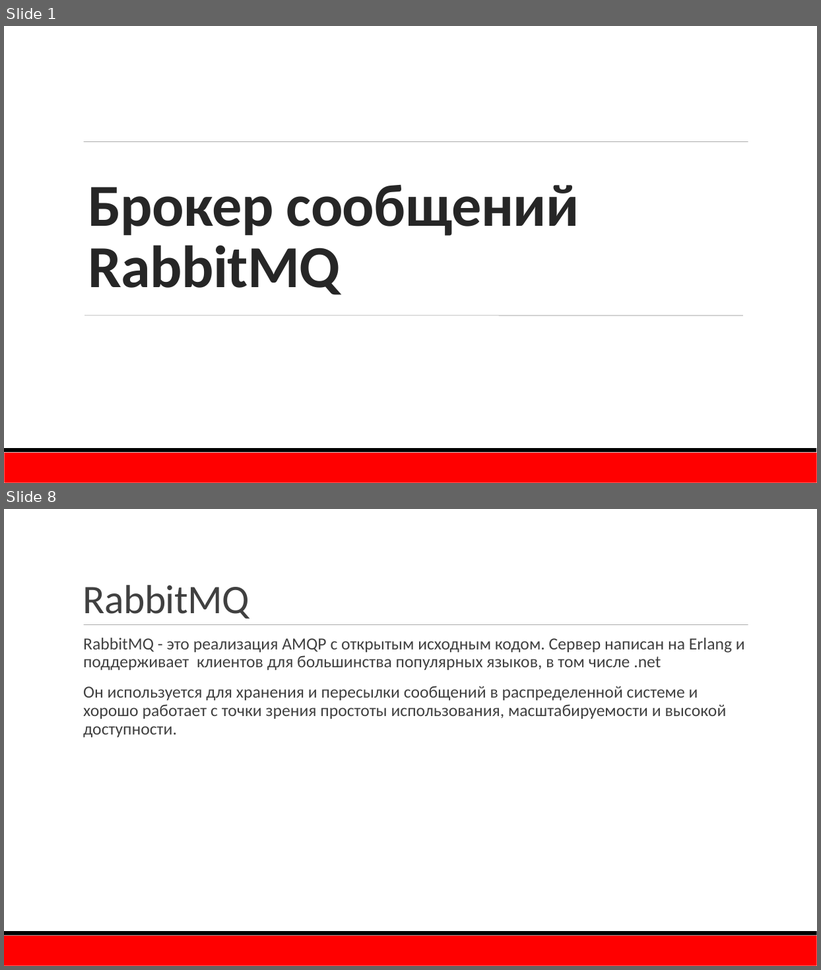
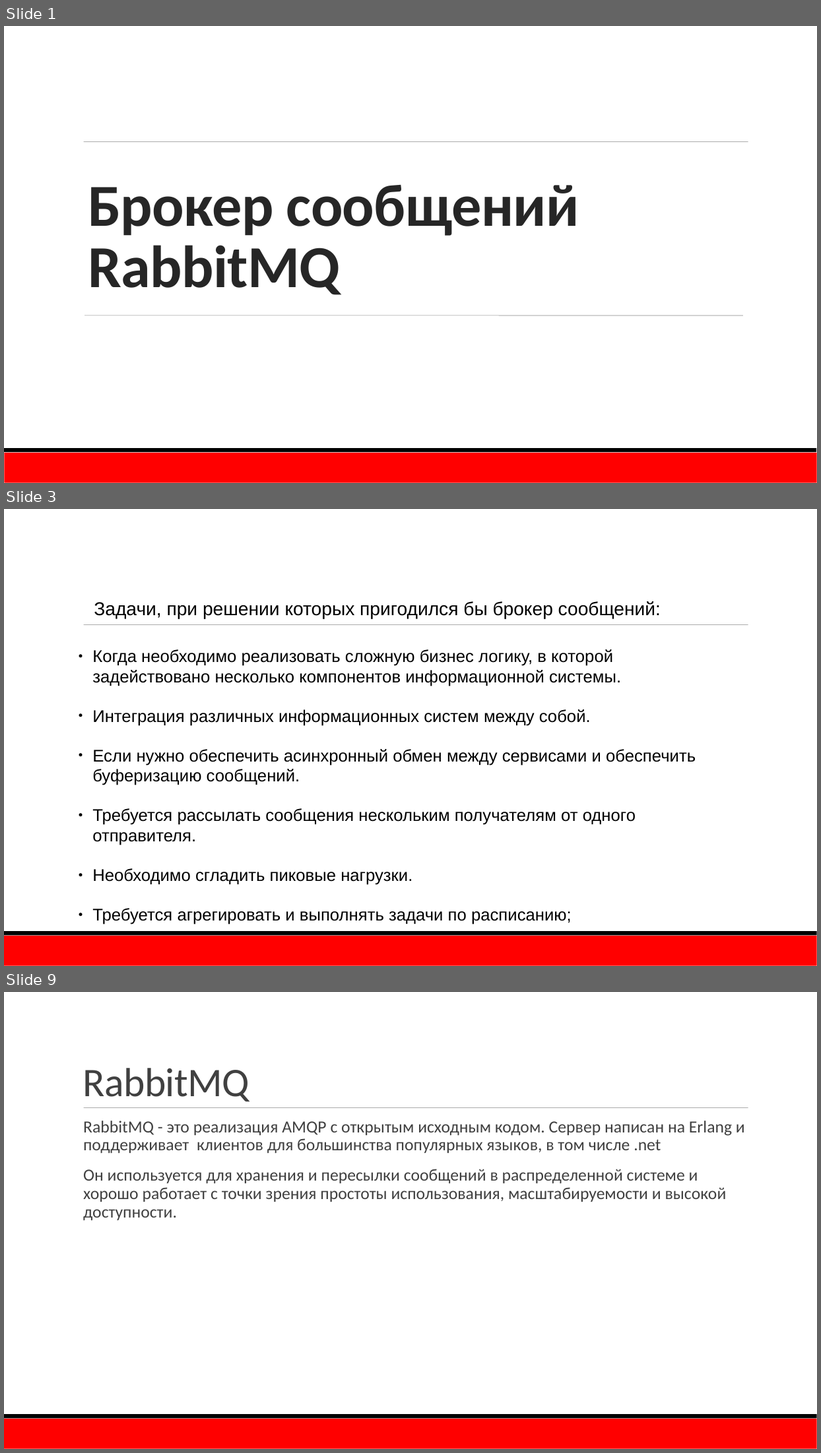
Before and after one commit to TurCons/DisconfRabbitMq, a slide deck: presentation/RabbitMQ.pptx. Shown one above the other, each under a label of ours: slides 1 and 8 before the commit, slides 1, 3 and 9 after it; the slides between them are not shown. The pictures are 821x970 and 821x1453 pixels, drawn with LibreOffice and Linux fonts; fonts in the diff are those of the drawing; background and template pictures are left out. Boxes give left, top, right and bottom in pixels: in the first picture for what was removed or moved away, otherwise in the second. Text is boxed around its words. In the diff, an @@ line names an element or a change of style, - is before the commit and + after.

```diff
--- a/presentation/RabbitMQ.pptx
+++ b/presentation/RabbitMQ.pptx
@@ slide 3 added at (4,509,817,966), background #FFFFFF; not listed: 3 template elements that a slide beside it also shows @@
@@ text added at (94,601,661,619), 22 pt, text #000000 @@
+Задачи, при решении которых пригодился бы брокер сообщений:
@@ text added at (92,650,696,925), 20 pt, text #000000 @@
+● Когда необходимо реализовать сложную бизнес логику, в которой задействовано несколько компонентов информационной системы.
+● Интеграция различных информационных систем между собой.
+● Если нужно обеспечить асинхронный обмен между сервисами и обеспечить буферизацию сообщений.
+● Требуется рассылать сообщения нескольким получателям от одного отправителя.
+● Необходимо сгладить пиковые нагрузки.
+● Требуется агрегировать и выполнять задачи по расписанию;
@@ what was slide 8 is now slide 9 @@
```
Also in this commit, not shown: 5 slides changed, 1 other slide added, 1 slide removed, 1 other file.
